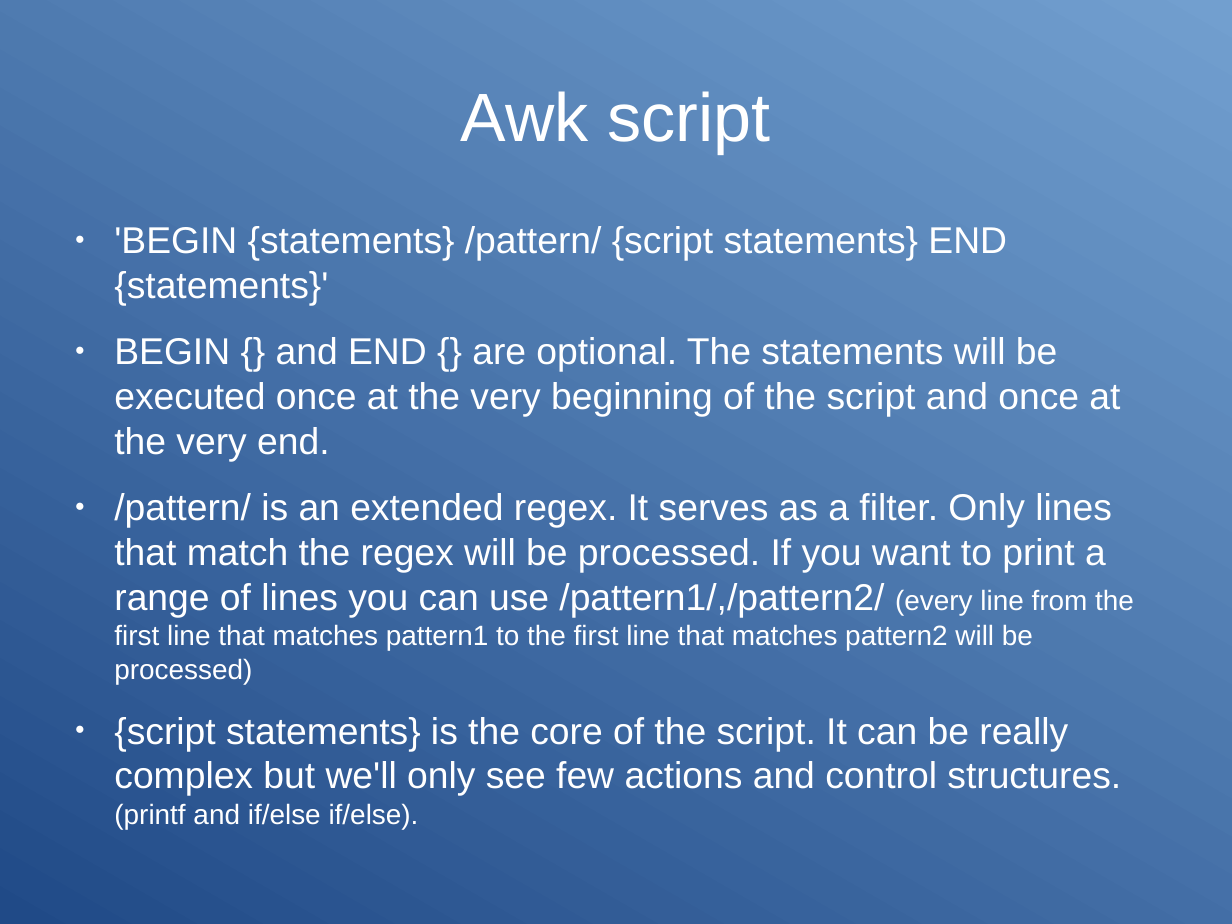
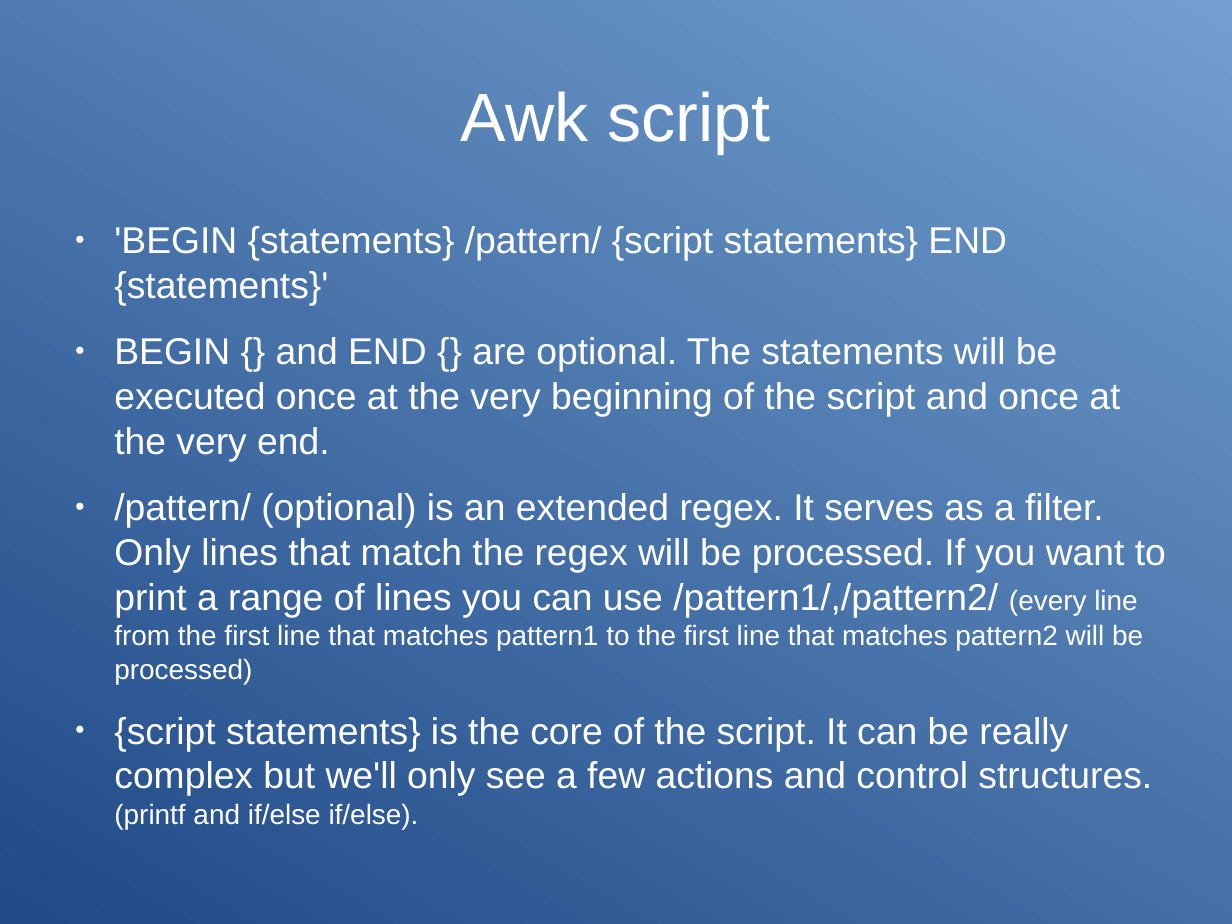
Before and after one commit to Clibre/An-introduction-to-bash, a slide deck: slide 67 of presentation/presentation.odp. Drawn at 1232x924 pixels with LibreOffice and Linux fonts; fonts in the diff are those of the drawing. Boxes give left, top, right and bottom in pixels: in the first picture for what was removed or moved away, otherwise in the second. Text is boxed around its words. In the diff, an @@ line names an element or a change of style, - is before the commit and + after.

```diff
--- a/presentation/presentation.odp
+++ b/presentation/presentation.odp
@@ text at (114, 493, 1166, 829): text changed @@
-● /pattern/ is an extended regex. It serves as a filter. Only lines that match the regex will be processed. If you want to print a range of lines you can use /pattern1/,/pattern2/ (every line from the first line that matches pattern1 to the first line that matches pattern2 will be processed)
-● {script statements} is the core of the script. It can be really complex but we'll only see few actions and control structures. (printf and if/else if/else).
+● /pattern/ (optional) is an extended regex. It serves as a filter. Only lines that match the regex will be processed. If you want to print a range of lines you can use /pattern1/,/pattern2/ (every line from the first line that matches pattern1 to the first line that matches pattern2 will be processed)
+● {script statements} is the core of the script. It can be really complex but we'll only see a few actions and control structures. (printf and if/else if/else).
```
Also in this commit, not shown: 36 other slides changed, 1 slide removed.
